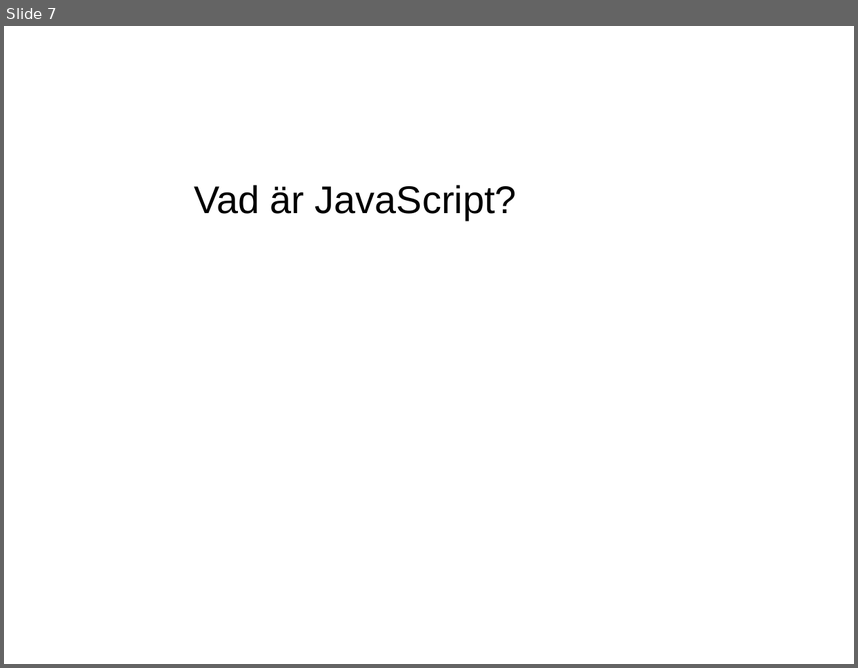
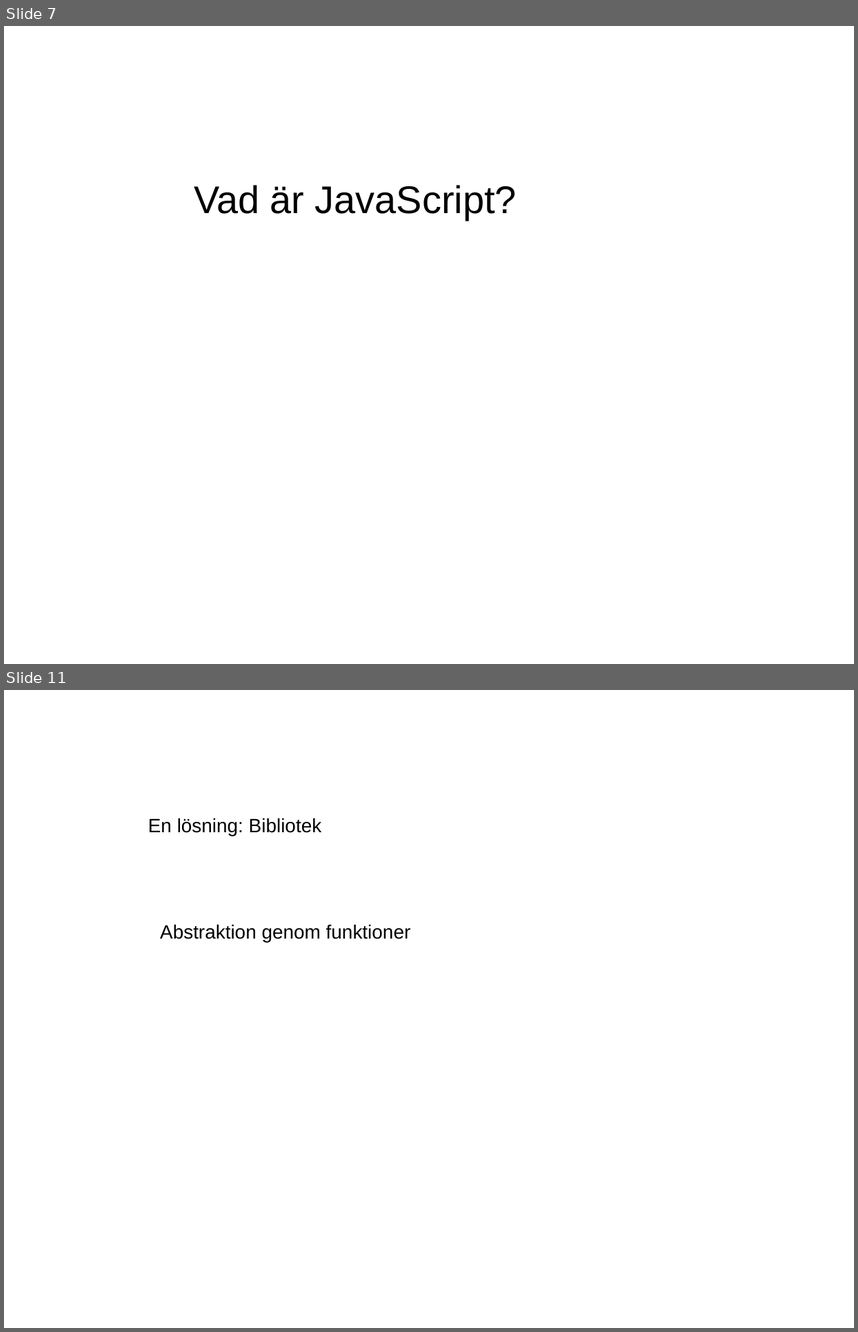
Before and after one commit to evilcandybag/JSHC, a slide deck: report/presentation.ppt. Shown one above the other, each under a label of ours: slide 7 before the commit, slides 7 and 11 after it; the slides between them are not shown. The pictures are 858x668 and 858x1332 pixels, drawn with LibreOffice and Linux fonts; fonts in the diff are those of the drawing. Boxes give left, top, right and bottom in pixels: in the first picture for what was removed or moved away, otherwise in the second. Text is boxed around its words. In the diff, an @@ line names an element or a change of style, - is before the commit and + after.

```diff
--- a/report/presentation.ppt
+++ b/report/presentation.ppt
@@ slide 11 added at (4, 690, 854, 1328), background #FFFFFF @@
@@ text added at (148, 818, 322, 836), 18 pt, text #000000 @@
+En lösning: Bibliotek
@@ text added at (160, 924, 411, 942), 18 pt, text #000000 @@
+Abstraktion genom funktioner
```
Also in this commit, not shown: 3 slides changed, 10 other slides added.
